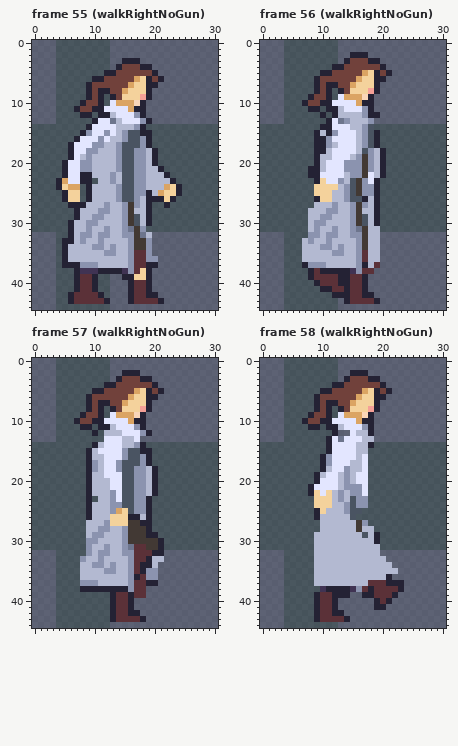
A pixel-art file gets an edit: rawAssets/animations/Flipside_Player_Model_AllAnims_Cropped.aseprite. The first picture shows the starting point.
31x45 pixels, 73 frames. Shown: frame 55 (walkRightNoGun), frame 56 (walkRightNoGun), frame 57 (walkRightNoGun), frame 58 (walkRightNoGun). The commit also changed other frames, which this record leaves out.
New version:
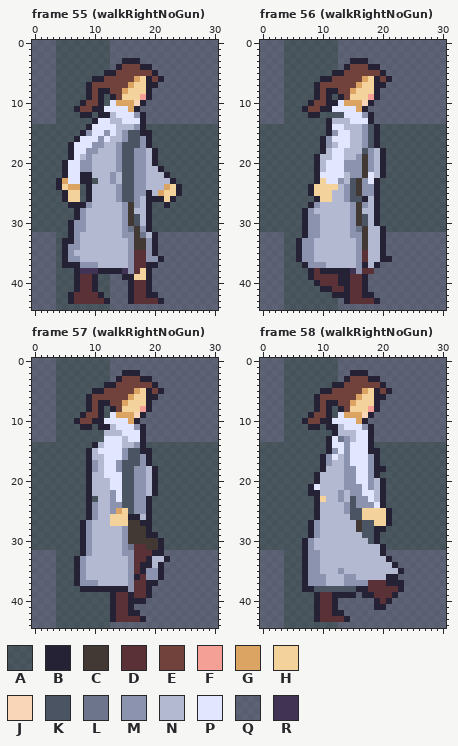
Palette (. is transparent): A #242234a9  B #242234  C #423934  D #5b3138  E #71413b  F #f5a097  G #dba463  H #f4d29c  J #fad6b8  K #4a5462  L #6d758d  M #8b93af  N #b3b9d1  P #e3e6ff  Q #403353a9  R #403353
Changes in this commit:
layer "Layer 2" removed
Changed rows in their new state; - is an unchanged pixel.
Frame 55 (walkRightNoGun), layer "Sprite Sheet":
first column x 13:
11 -----Q-
13 N----BQ
first column x 6:
27 ---M--N---------
28 --M--NN---------
29 --M-NN----------
30 -MMNN-----------
31 -MMN--N------B--
32 -MNN-NN-------B-
33 -MN--N--------B-
34 MM--NN-N------B-
35 M-----NN------B-
36 MM-------------B
Frame 56 (walkRightNoGun), layer "Sprite Sheet":
first column x 6:
 2 ---------QQQ----
 3 --------QBBBQQ--
 4 ------AQB---BBQ-
 5 ----AABB---EEEBQ
 6 ---ABB----EG--EB
 7 -----EE--EG---B-
 8 ------BE-G--H---
 9 --AB---BEHHHFB--
10 -AB-E-B-GG-J----
11 -BEEB-PP--GBQ---
12 --BBA-KKPPP--Q--
13 ------NNNPPPB---
14 ----A---N----B--
15 ---AA----N------
16 ---A-----N------
17 ---A-----N------
18 ---A----NN------
19 --------N-------
21 --A-------------
22 --A-------------
24 --B-------------
25 --B-------------
27 --BM--N---------
28 -BM--NN---------
29 -BMMNN----------
30 -BM-N-----------
31 -BM---N-------B-
32 -B---NN-------B-
33 BM---N--------B-
34 BMM-NN-N------B-
35 BMM---NN------B-
36 BMM-----------BB
37 -------------B--
Frame 57 (walkRightNoGun), layer "Sprite Sheet":
first column x 10:
10 --------Q-
12 A-------BQ
13 ------P-B-
first column x 7:
24 ---M------------
25 ---M------------
26 ---M------------
27 -BM--N----------
28 -BM-NN----------
29 -BMNN-----------
30 -B-N------------
31 -B---N----------
32 -B--NN----------
33 B---N----------B
34 BM-NN-N-------B-
35 BM---NN-------B-
36 BM------------B-
37 B---------------
38 ------------B---
39 ------------B---
40 ----------BB----
Frame 58 (walkRightNoGun):
first column x 7:
10 -----------Q-----
12 ------NNNPP------
13 -------MN-PB-----
14 -------M-PP------
15 -----M-M-PPBB----
16 ------NM-P-MB----
17 -----NNMPP-MB----
18 -----NN-MP-MBB---
19 ----NN--M--MB----
20 ---NNN--M--MNB---
21 ---NNN-----MNB---
22 --BNN------PNB---
23 --B-N------PNB---
24 --BNN------MPB---
25 ---N------HHHHB--
26 ---------KHHHHB--
27 -BM-------KKHHB--
28 -BM-------KKBB---
29 -BM--------K-----
30 BM---------K-----
31 BM-----------B---
32 BMM----------B---
33 BMM-----------B--
34 BMM------------B-
35 BMM---M---------B
36 BMMM---MM------B-
37 BMMM---MMMM------
38 BBKKKKKKKBBD-----
39 --------B--------
